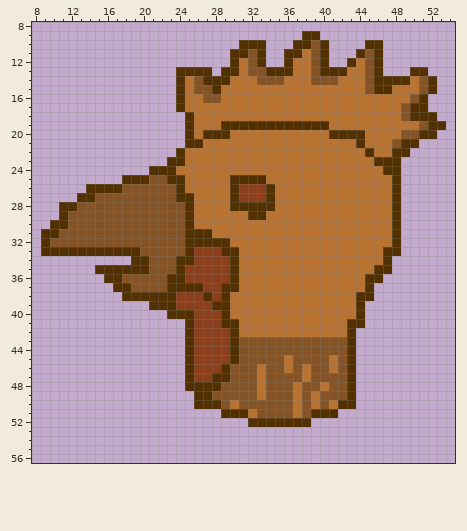
File history of a pixel-art sprite, dist/UI/chicken.png. That is the earlier state.
The file is 64x64 pixels. Shown: x 8..54, y 8..56.
New version:
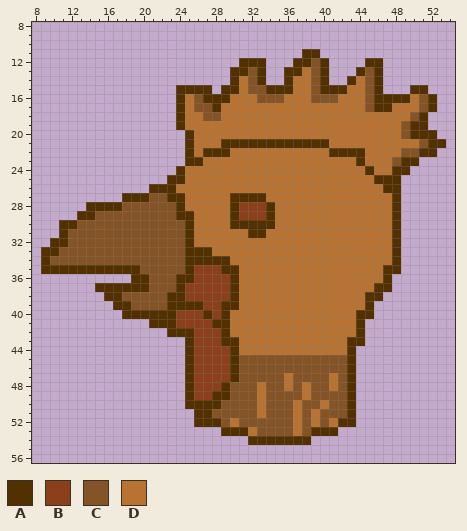
Palette (. is transparent): A #523000  B #8b3f1b  C #855426  D #b87333
Changes in this commit:
@@ x 8..54 @@
  8 ...............................................
- 9 ..............................AA...............
-10 .......................AAA...AACA....AA........
-11 ......................AACA..AADCA...ACA........
-12 ......................ADCA..ADDCA..ADCA........
-13 ................AAAA.AADCCAAADDCAAADDCA...AA...
-14 ................ADCAAADDDCCCDDDCCCDDDCAAAADCA..
-15 ................ADCCADDDDDDDDDDDDDDDDCAADDDCA..
-16 ................ADDCCDDDDDDDDDDDDDDDDDDDDDCA...
-17 ................ADDDDDDDDDDDDDDDDDDDDDDDDCAA...
-18 .................ADDDDDDDDDDDDDDDDDDDDDDDCAAA..
-19 .................ADDDAAAAAAAAAAAADDDDDDDDDDCAA.
-20 .................ADAAADDDDDDDDDDDAAAADDDDCCAA..
-21 .................AADDDDDDDDDDDDDDDDDADDDCAA....
-22 ................ADDDDDDDDDDDDDDDDDDDDADDAA.....
-23 ...............AADDDDDDDDDDDDDDDDDDDDDAAA......
-24 .............AAADDDDDDDDDDDDDDDDDDDDDDDAA......
-25 ..........AAACCAADDDDDAAAADDDDDDDDDDDDDDA......
-26 ......AAAACCCCCCADDDDDABBBADDDDDDDDDDDDDA......
-27 .....AACCCCCCCCCAADDDDABBBADDDDDDDDDDDDDA......
-28 ...AACCCCCCCCCCCCADDDDAAAAADDDDDDDDDDDDDA......
-29 ...ACCCCCCCCCCCCCADDDDDDAADDDDDDDDDDDDDDA......
-30 ..AACCCCCCCCCCCCCADDDDDDDDDDDDDDDDDDDDDDA......
-31 .AACCCCCCCCCCCCCCAAADDDDDDDDDDDDDDDDDDDDA......
-32 .ACCCCCCCCCCCCCCCAAAAADDDDDDDDDDDDDDDDDDA......
-33 .AAAAAAAAAAACCCCCABBBAADDDDDDDDDDDDDDDDAA......
-34 ...........AACCCAABBBBADDDDDDDDDDDDDDDDA.......
-35 .......AAAAAACCCABBBBBADDDDDDDDDDDDDDDAA.......
-36 ........AACCCCCAABBBBBADDDDDDDDDDDDDDAA........
-37 .........AACCCCAAAABBAADDDDDDDDDDDDDDA.........
-38 ..........AAAAAABBBABADDDDDDDDDDDDDDAA.........
-39 .............AAABBBBAADDDDDDDDDDDDDDA..........
-40 ...............AAABBBADDDDDDDDDDDDDDA..........
-41 .................ABBBAADDDDDDDDDDDDAA..........
-42 .................ABBBBADDDDDDDDDDDDA...........
-43 .................ABBBBACCCCCCCCCCCCA...........
-44 .................ABBBBACCCCCCCCCCCCA...........
-45 .................ABBBBACCCCCDCCCCDCA...........
-46 .................ABBBACCCDCCDCDCCDCA...........
-47 .................ABBAACCCDCCCCDCCCCA...........
-48 .................AAAACCCCDCCCDCCDCCA...........
-49 ..................AACCCCCDCCCDCDCCCA...........
-50 ..................AAACDCCCCCCDCDCDAA...........
-51 .....................AAADCCCCDCAAA.............
-52 ........................AAAAAAA................
-53 ...............................................
-54 ...............................................
+ 9 ...............................................
+10 ...............................................
+11 ..............................AA...............
+12 .......................AAA...AACA....AA........
+13 ......................AACA..AADCA...ACA........
+14 ......................ADCA..ADDCA..ADCA........
+15 ................AAAA.AADCCAAADDCAAADDCA...AA...
+16 ................ADCAAADDDCCCDDDCCCDDDCAAAADCA..
+17 ................ADCCADDDDDDDDDDDDDDDDCAADDDCA..
+18 ................ADDCCDDDDDDDDDDDDDDDDDDDDDCA...
+19 ................ADDDDDDDDDDDDDDDDDDDDDDDDCAA...
+20 .................ADDDDDDDDDDDDDDDDDDDDDDDCAAA..
+21 .................ADDDAAAAAAAAAAAADDDDDDDDDDCAA.
+22 .................ADAAADDDDDDDDDDDAAAADDDDCCAA..
+23 .................AADDDDDDDDDDDDDDDDDADDDCAA....
+24 ................ADDDDDDDDDDDDDDDDDDDDADDAA.....
+25 ...............AADDDDDDDDDDDDDDDDDDDDDAAA......
+26 .............AAADDDDDDDDDDDDDDDDDDDDDDDAA......
+27 ..........AAACCAADDDDDAAAADDDDDDDDDDDDDDA......
+28 ......AAAACCCCCCADDDDDABBBADDDDDDDDDDDDDA......
+29 .....AACCCCCCCCCAADDDDABBBADDDDDDDDDDDDDA......
+30 ...AACCCCCCCCCCCCADDDDAAAAADDDDDDDDDDDDDA......
+31 ...ACCCCCCCCCCCCCADDDDDDAADDDDDDDDDDDDDDA......
+32 ..AACCCCCCCCCCCCCADDDDDDDDDDDDDDDDDDDDDDA......
+33 .AACCCCCCCCCCCCCCAAADDDDDDDDDDDDDDDDDDDDA......
+34 .ACCCCCCCCCCCCCCCAAAAADDDDDDDDDDDDDDDDDDA......
+35 .AAAAAAAAAAACCCCCABBBAADDDDDDDDDDDDDDDDAA......
+36 ...........AACCCAABBBBADDDDDDDDDDDDDDDDA.......
+37 .......AAAAAACCCABBBBBADDDDDDDDDDDDDDDAA.......
+38 ........AACCCCCAABBBBBADDDDDDDDDDDDDDAA........
+39 .........AACCCCAAAABBAADDDDDDDDDDDDDDA.........
+40 ..........AAAAAABBBABADDDDDDDDDDDDDDAA.........
+41 .............AAABBBBAADDDDDDDDDDDDDDA..........
+42 ...............AAABBBADDDDDDDDDDDDDDA..........
+43 .................ABBBAADDDDDDDDDDDDAA..........
+44 .................ABBBBADDDDDDDDDDDDA...........
+45 .................ABBBBACCCCCCCCCCCCA...........
+46 .................ABBBBACCCCCCCCCCCCA...........
+47 .................ABBBBACCCCCDCCCCDCA...........
+48 .................ABBBACCCDCCDCDCCDCA...........
+49 .................ABBAACCCDCCCCDCCCCA...........
+50 .................AAAACCCCDCCCDCCDCCA...........
+51 ..................AACCCCCDCCCDCDCCCA...........
+52 ..................AAACDCCCCCCDCDCDAA...........
+53 .....................AAADCCCCDCAAA.............
+54 ........................AAAAAAA................
 55 ...............................................
Where, in picture pixels (left, top, right, bottom), the same in both pictures:
changed: (41, 31, 446, 445)
